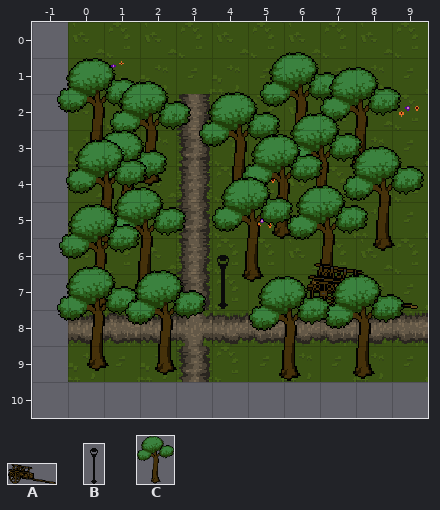
Tiled map -- core/assets/prototypeMap.tmx. The picture above was drawn from the file before the commit.
Cells are 24x24 px. Shown: x -1..9, y 0..10.
Key: from "forest_tileset": A 7 "cart_missing_pull_handle", B 35 "street_lamp", C 38 "tree0".
Objects are placed by their top-left corner, in cells (3,4 is the top-left corner of cell 3,4); size is 1x1 cell unless given.
Layers that did not change in this view are not listed.
Objects on layer "Static Entities" before:
C "tree0" at 5.3,0.8 size 2.2x3
C "tree0" at -0.3,1 size 2.2x3
C "tree0" at 7,1.2 size 2.2x3
C "tree0" at 1.2,1.6 size 2.2x3
C "tree0" at 3.6,1.9 size 2.2x3
C "tree0" at 5.9,2.5 size 2.2x3
C "tree0" at 0.5,3 size 2.2x3
C "tree0" at 4.8,3.1 size 2.2x3
C "tree0" at 0,3.3 size 2.2x3
C "tree0" at 7.6,3.4 size 2.2x3
C "tree0" at 4,4.3 size 2.2x3
C "tree0" at 6.1,4.5 size 2.2x3
C "tree0" at 1,4.6 size 2.2x3
B "street_lamp" at 3.9,6.3 size 0.8x1.7
A "cart_missing_pull_handle" at 6.6,6.7 size 3.1x1.3
C "tree0" at -0.2,5 size 2.2x3
C "tree0" at -0.3,6.8 size 2.2x3
C "tree0" at 1.6,6.9 size 2.2x3
C "tree0" at 7.1,7 size 2.2x3
C "tree0" at 5,7.1 size 2.2x3
The result:
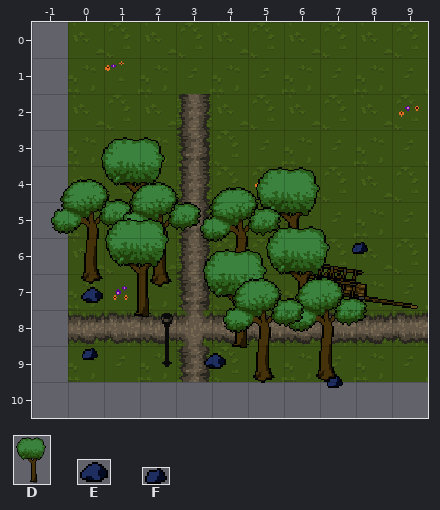
Further tiles: from "forest_tileset": D 40 "tree1", E 41 "rock0", F 42 "rock1".
Changes in this commit:
Layer "Static Entities":
added: D "tree1" at 0.8,3.1 size 2.2x2.9
added: F "rock1" at 7.9,6.1 size 0.5x0.3
added: D "tree1" at 5.1,4 size 2.2x2.9
added: C "tree0" at -0.5,4.4 size 2.2x3
added: C "tree0" at 1.4,4.5 size 2.2x3
added: C "tree0" at 3.7,4.6 size 2.2x3
added: E "rock0" at 0.3,7.3 size 0.7x0.5
added: D "tree1" at 0.9,5.4 size 2.2x2.9
added: D "tree1" at 5.4,5.6 size 2.2x2.9
added: D "tree1" at 3.6,6.2 size 2.2x2.9
added: F "rock1" at 0.3,9.1 size 0.5x0.3
added: B "street_lamp" at 2.3,7.9 size 0.8x1.7
added: E "rock0" at 3.8,9.2 size 0.7x0.5
added: C "tree0" at 6.1,7.1 size 2.2x3
added: C "tree0" at 4.3,7.1 size 2.2x3
added: F "rock1" at 7.1,9.8 size 0.5x0.3
removed: C "tree0" at 5.3,0.8 size 2.2x3
removed: C "tree0" at -0.3,1 size 2.2x3
removed: C "tree0" at 7,1.2 size 2.2x3
removed: C "tree0" at 1.2,1.6 size 2.2x3
removed: C "tree0" at 3.6,1.9 size 2.2x3
removed: C "tree0" at 5.9,2.5 size 2.2x3
removed: C "tree0" at 0.5,3 size 2.2x3
removed: C "tree0" at 4.8,3.1 size 2.2x3
removed: C "tree0" at 0,3.3 size 2.2x3
removed: C "tree0" at 7.6,3.4 size 2.2x3
removed: C "tree0" at 4,4.3 size 2.2x3
removed: C "tree0" at 6.1,4.5 size 2.2x3
removed: C "tree0" at 1,4.6 size 2.2x3
removed: B "street_lamp" at 3.9,6.3 size 0.8x1.7
removed: C "tree0" at -0.2,5 size 2.2x3
removed: C "tree0" at -0.3,6.8 size 2.2x3
removed: C "tree0" at 1.6,6.9 size 2.2x3
removed: C "tree0" at 7.1,7 size 2.2x3
removed: C "tree0" at 5,7.1 size 2.2x3
Where, in picture pixels (left, top, right, bottom), the same in both pictures:
changed: (51, 52, 424, 388)
